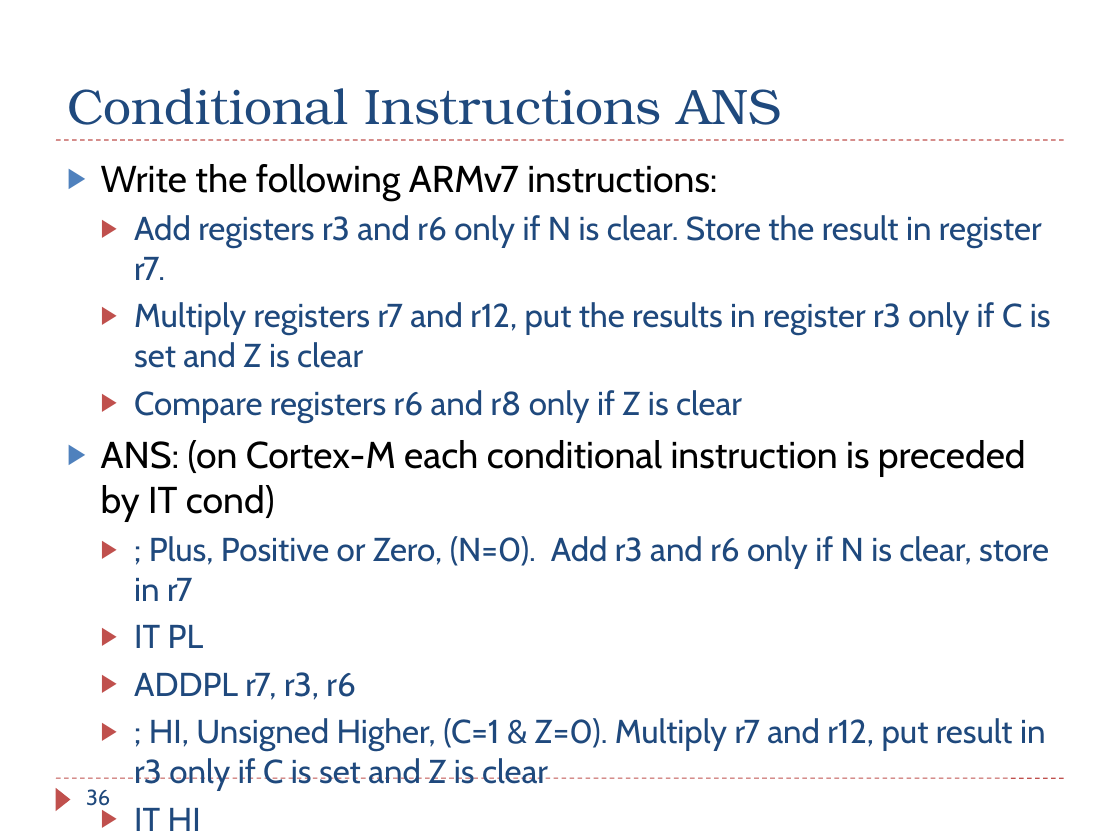
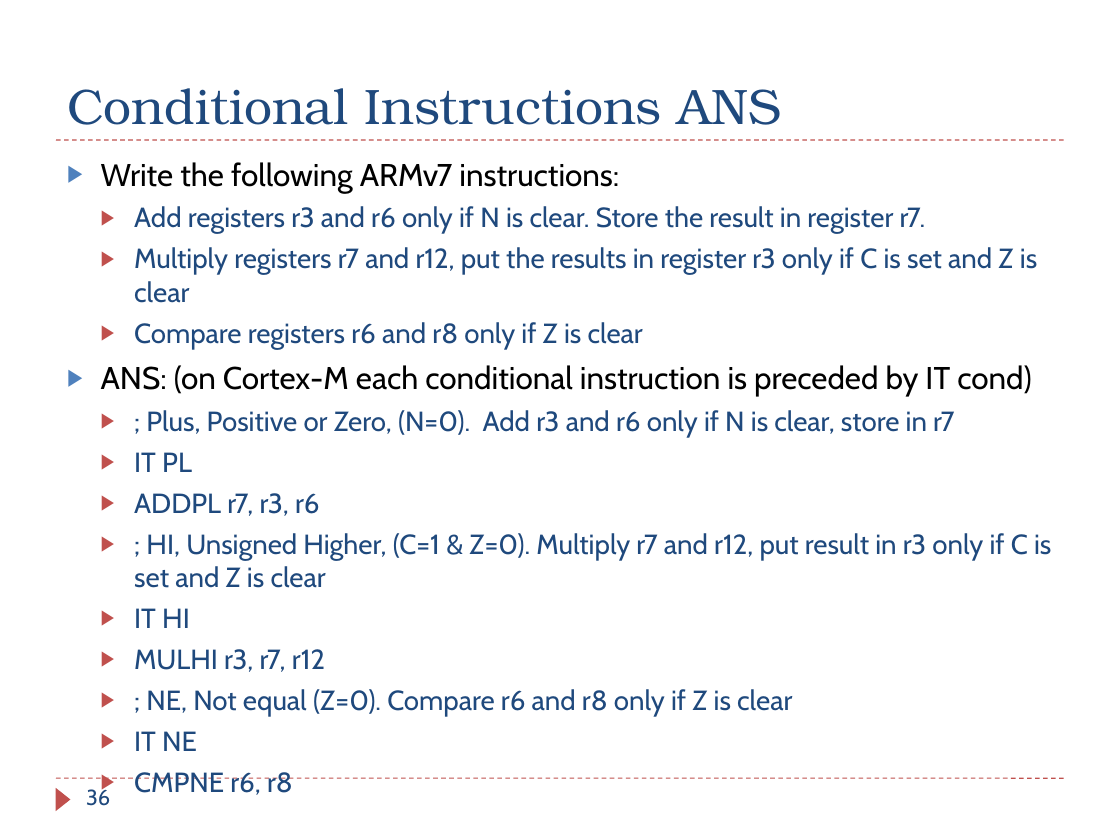
Before and after one commit to guhofstra/CSC111Fa26, a slide deck: slide 36 of PPTs/Ch6_ARM_Control_Flow_Exercises_ANS.pptx. Drawn at 1120x840 pixels with LibreOffice and Linux fonts; fonts in the diff are those of the drawing. Boxes give left, top, right and bottom in pixels: in the first picture for what was removed or moved away, otherwise in the second. Text is boxed around its words. In the diff, an @@ line names an element or a change of style, - is before the commit and + after.

```diff
--- a/PPTs/Ch6_ARM_Control_Flow_Exercises_ANS.pptx
+++ b/PPTs/Ch6_ARM_Control_Flow_Exercises_ANS.pptx
@@ text "Write the following ARMv7 instructions:" at [101,162,1051,751]: size 24.1 to 20.1 pt in "Write the following ARMv7 instructions:", "ANS: (on Cortex-M each conditional instruction is ..."; size 21.3 to 17.8 pt in "Add registers r3 and r6 only if ...", "Multiply registers r7 and r12, put the ...", "Compare registers r6 and r8 only if ...", "; Plus, Positive or Zero, (N=0). Add ..." and 8 more places @@
```
Also in this commit, not shown: 8 other slides changed.
